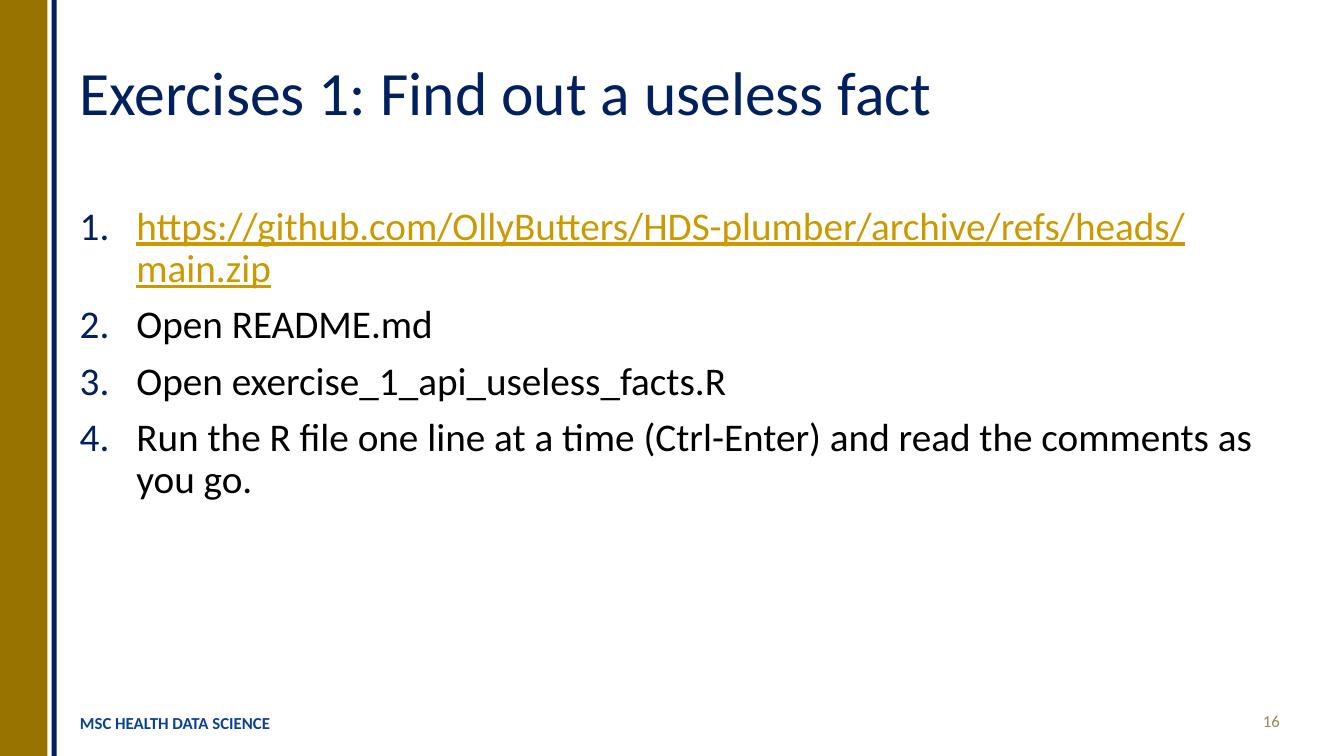
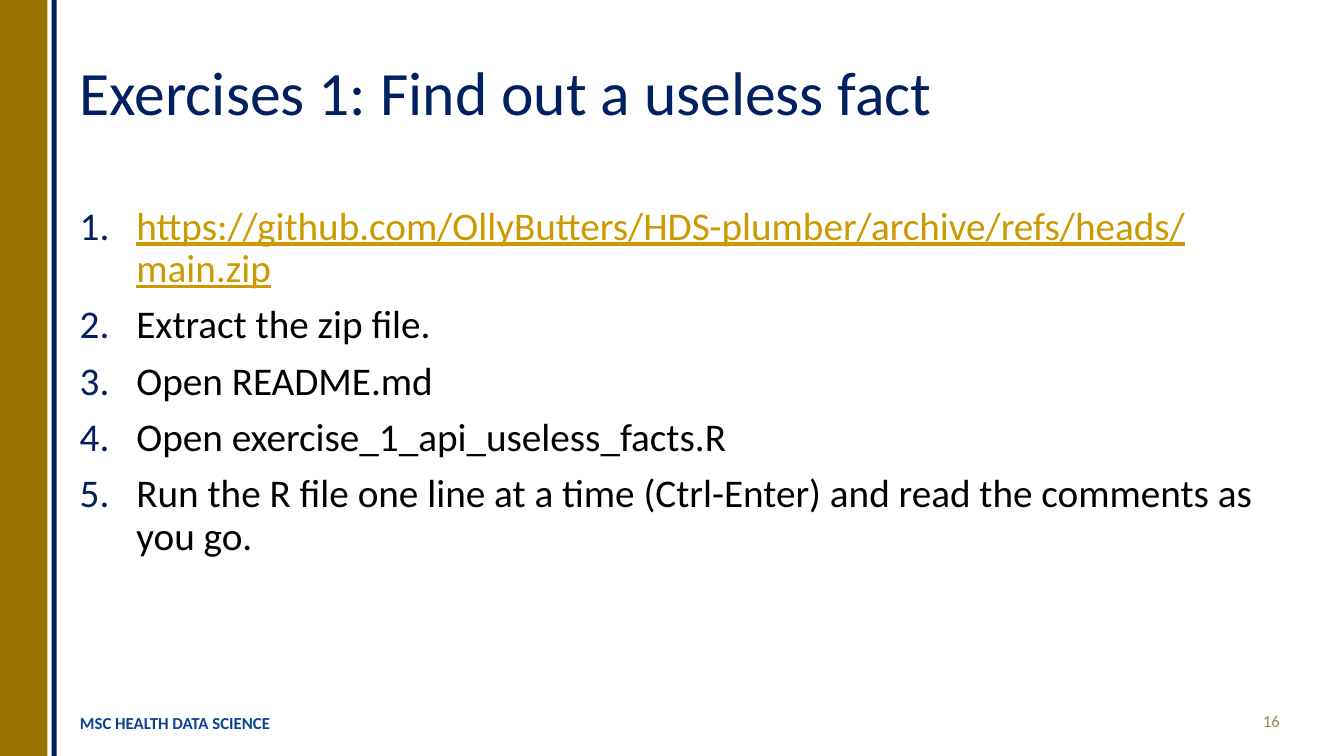
Before and after one commit to OllyButters/HDS-plumber, a slide deck: slide 16 of api_plumber_slides.pptx. Drawn at 1344x756 pixels with LibreOffice and Linux fonts; fonts in the diff are those of the drawing. Boxes give left, top, right and bottom in pixels: in the first picture for what was removed or moved away, otherwise in the second. Text is boxed around its words. In the diff, an @@ line names an element or a change of style, - is before the commit and + after.

```diff
--- a/api_plumber_slides.pptx
+++ b/api_plumber_slides.pptx
@@ text at <box>136,310,431,345</box>: paragraph added @@
+2. Extract the zip file.
```
Also in this commit, not shown: 4 other slides changed, 1 other file.
